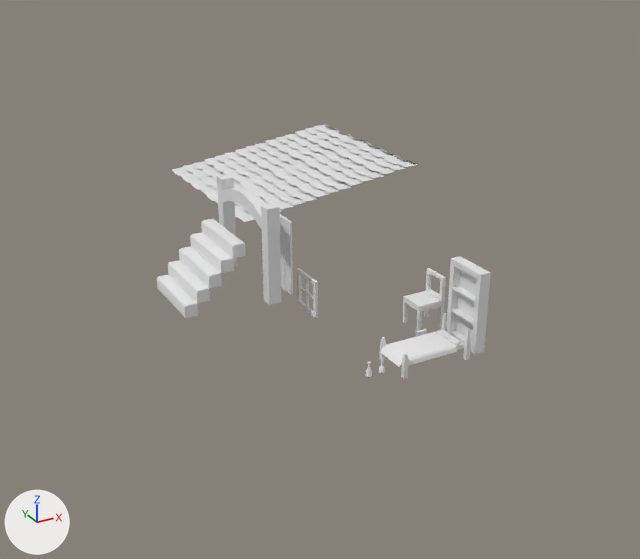
An edit to the Blender file Assets/models/enviornment/models/twnObjects/twnModular.blend, drawn before and after from the same camera.
Camera for both pictures: a 50 mm camera at (-40.3, -99.5, 56.8) aimed at (17.2, 5.2, 4.5). The lights are fixed; the arrows at lower left show +X, +Y and +Z.

The first picture shows 'Roof', 'bed', 'bookShelf', 'chair', 'door', 'stairs', 'window', 'woodArch'.
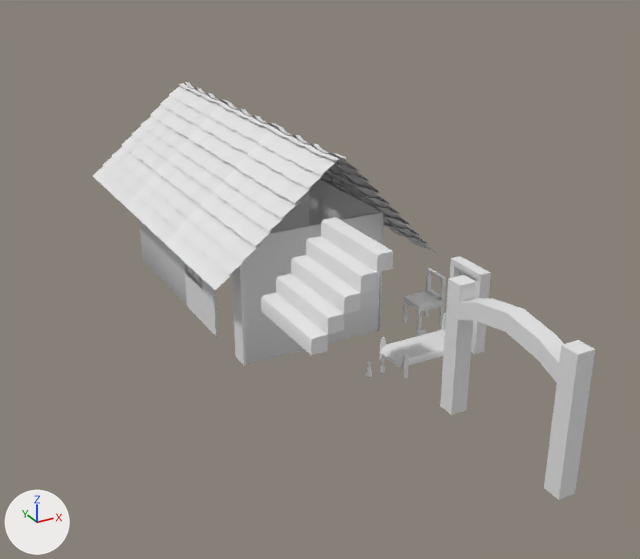
What changed in the scene script:
```text
Add me_plane_008:
    me_plane_008.from_pydata(...)  # a box spanning x 0.0..0.07, y -1.0..1.0, z 0.0..2.0
    me_plane_008.polygons.foreach_set('use_smooth', [True] * 6)
Add me_plane_001:
    me_plane_001.from_pydata(...)  # 16 vertices, 10 faces; spans x 0.0..0.07, y -1.0..1.0, z 0.0..2.0
    me_plane_001.polygons.foreach_set('use_smooth', [True] * 10)
Change ob_door:
    ob_door.location: (15.7, 18.0, 0.0) -> (0.2, 3.8, 0.0)
    add ob_door.hide_set(True)
Change ob_roof:
    ob_roof.location: (22.6, 37.6, 8.1) -> (-0.7, -1.8, 19.1)
    ob_roof.rotation_euler: (0.0, 0.0, 0.0) -> (0.0, -0.55, 0.0)  # degrees (0, 0, 0) -> degrees (0, -32, 0)
    where _m = ob_roof.modifiers.new('Array', 'ARRAY')
    _m.count: 5 -> 3
    where _m = ob_roof.modifiers.new('Array.001', 'ARRAY')
    add _m.count = 3
Change ob_stairs:
    ob_stairs.location: (0.0, 19.4, 0.0) -> (0.0, -19.8, 12.5)
Change ob_window:
    ob_window.location: (18.0, 10.6, 0.0) -> (0.1, 11.3, 8.6)
Change ob_woodarch:
    ob_woodarch.location: (11.9, 26.9, 0.0) -> (11.9, -34.3, 5.6)
Add ob_wall_003:
    ob_wall_003 = bpy.data.objects.new('wall.003', me_plane_008)
    ob_wall_003.location = (0.0, 25.2, 0.0)
    ob_wall_003.rotation_euler = (0.0, 0.0, -6.283)  # degrees (0, 0, -360)
    ob_wall_003.scale = (4.27, 10.2, 8.78)
    _m = ob_wall_003.modifiers.new('Boolean', 'BOOLEAN')
    _m.object = ob_door
Add ob_wall_002:
    ob_wall_002 = bpy.data.objects.new('wall.002', me_plane_008.copy())
    ob_wall_002.location = (10.5, -5.2, 0.0)
    ob_wall_002.rotation_euler = (0.0, 0.0, -1.571)  # degrees (0, 0, -90)
    ob_wall_002.scale = (4.27, 10.2, 8.78)
    _m = ob_wall_002.modifiers.new('Boolean', 'BOOLEAN')
    _m.object = ob_door
Add ob_wall:
    ob_wall = bpy.data.objects.new('wall', me_plane_008.copy())
    ob_wall.location = (20.7, 4.6, 0.0)
    ob_wall.scale = (4.27, 10.2, 8.78)
    _m = ob_wall.modifiers.new('Boolean', 'BOOLEAN')
    _m.object = ob_door
    _m = ob_wall.modifiers.new('Array', 'ARRAY')
    _m.relative_offset_displace = (0.0, 1.0, 0.0)
Add ob_doorwall:
    ob_doorwall = bpy.data.objects.new('doorWall', me_plane_001)
    ob_doorwall.location = (0.0, 4.7, 0.0)
    ob_doorwall.scale = (4.27, 10.2, 8.78)
    _m = ob_doorwall.modifiers.new('Boolean', 'BOOLEAN')
    _m.object = ob_window
    _m.operation = 'UNION'
Add ob_roof_001:
    ob_roof_001 = bpy.data.objects.new('Roof.001', me_plane.copy())  # the mesh of ob_roof
    ob_roof_001.location = (22.6, -1.8, 17.9)
    ob_roof_001.rotation_euler = (0.0, 0.665, 0.0)  # degrees (0, 38, 0)
    ob_roof_001.scale = (-1.0, 1.0, 1.0)
    _m = ob_roof_001.modifiers.new('Array', 'ARRAY')
    _m.count = 3
    _m.relative_offset_displace = (0.901, 0.0, 0.746)
    _m = ob_roof_001.modifiers.new('Array.001', 'ARRAY')
    _m.count = 3
    _m.relative_offset_displace = (0.0, 1.0, 0.0)
```

What differs and where, as boxes (x1, y1, x2, y2) in the pictures (640 x 559 px):
'Roof', moved, turned, modifiers changed: before (172, 123, 419, 222); after (92, 83, 339, 290)
'woodArch', moved: before (217, 174, 281, 305); after (440, 275, 595, 500)
'stairs', moved: before (157, 219, 245, 318); after (261, 217, 393, 356)
'wall.002', shown, added: after (242, 212, 382, 365)
'wall', shown, added: after (271, 178, 384, 331)
'Roof.001', added: after (185, 82, 436, 253)
'doorWall', added: after (184, 262, 246, 365)
'wall.003', shown, added: after (139, 220, 187, 306)
'door', hidden: before (280, 214, 293, 295)
'window', moved: before (297, 268, 318, 318); after (186, 271, 201, 286)
